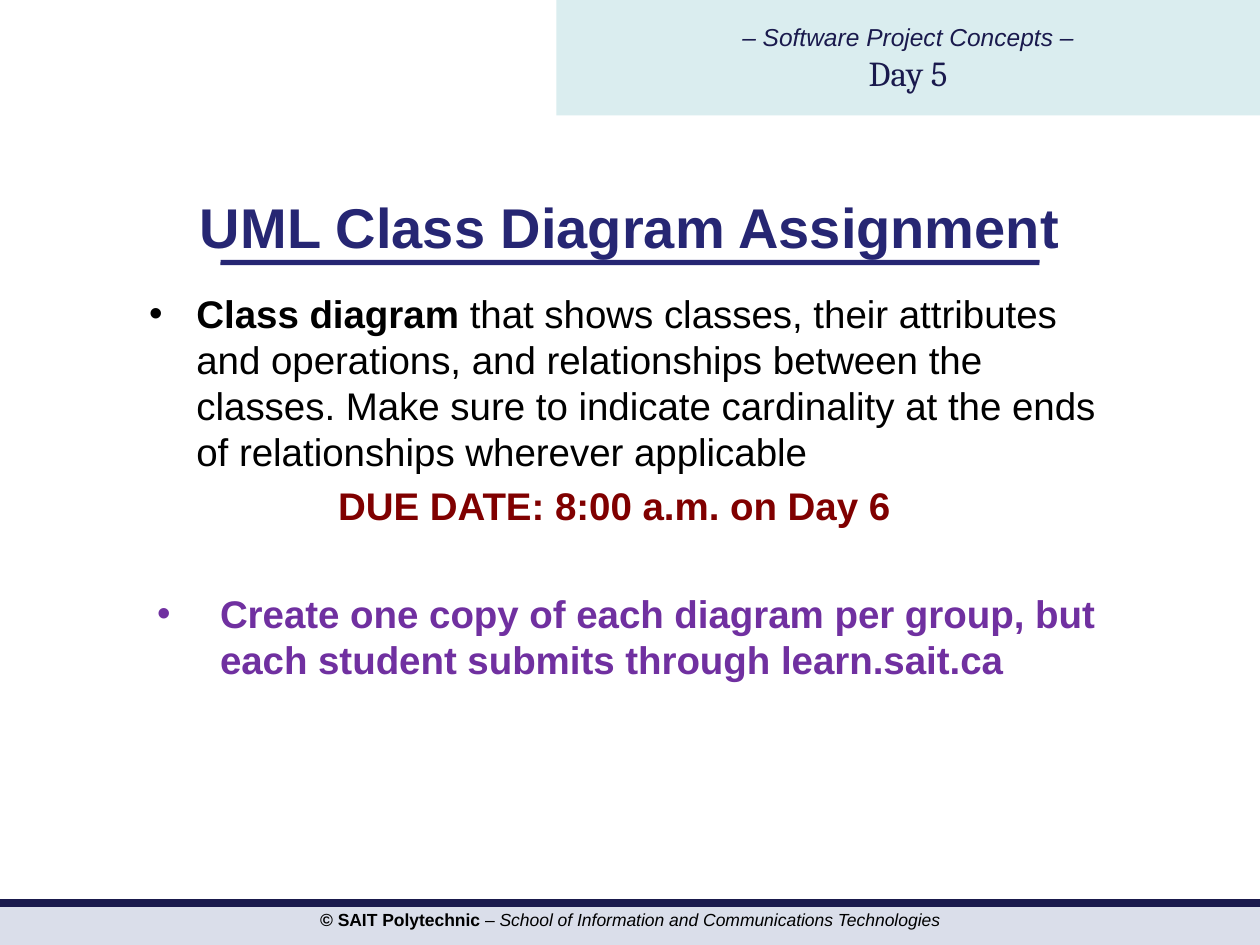
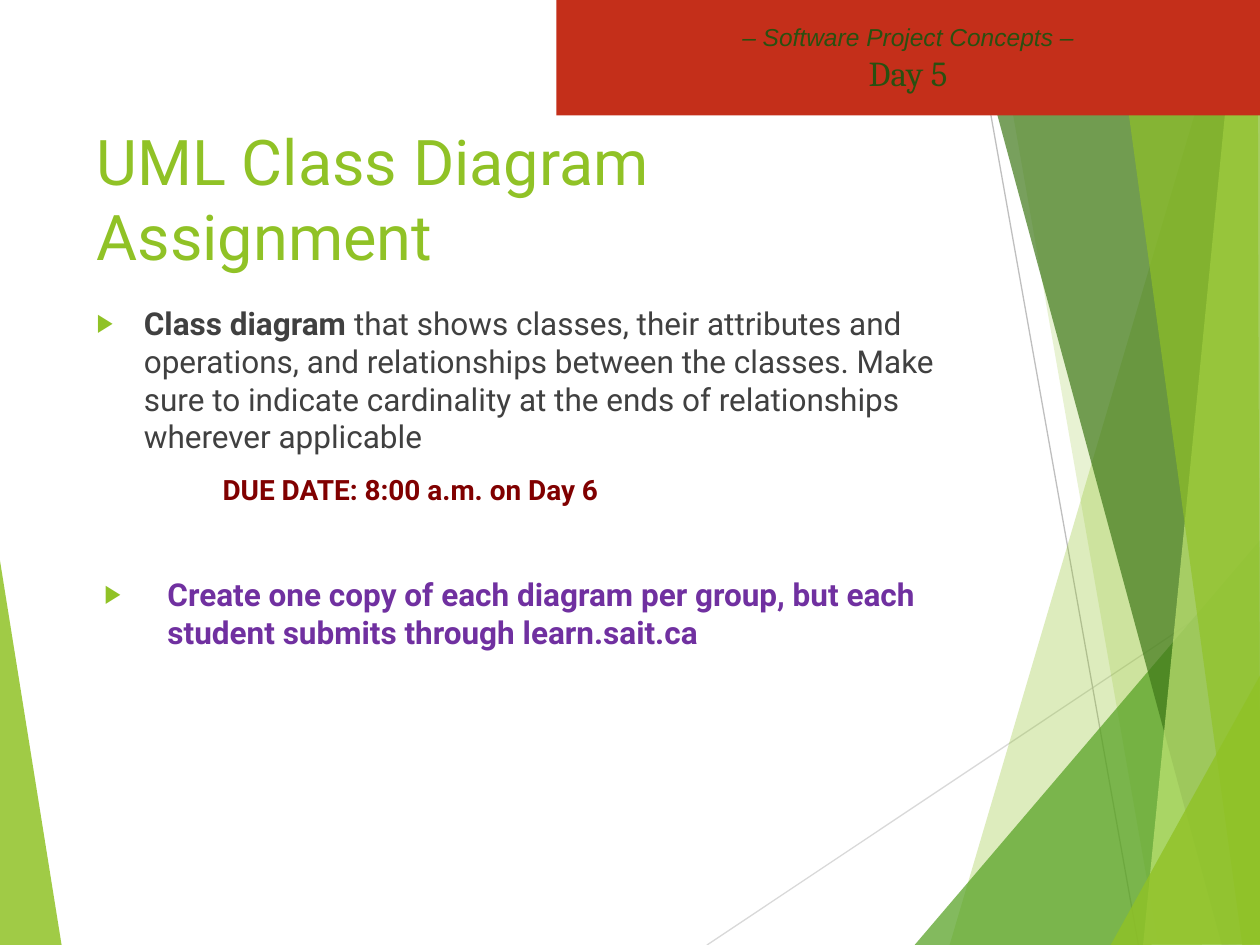
Before and after one commit to hdmdhr/CPRG-210-OSD-Assignment, a slide deck: slide 22 of Project Concepts/PROJ216 Slides Day5.pptx. Drawn at 1260x945 pixels with LibreOffice and Linux fonts; fonts in the diff are those of the drawing; background and template pictures are left out. Boxes give left, top, right and bottom in pixels: in the first picture for what was removed or moved away, otherwise in the second. Text is boxed around its words. In the diff, an @@ line names an element or a change of style, - is before the commit and + after.

```diff
--- a/Project Concepts/PROJ216 Slides Day5.pptx
+++ b/Project Concepts/PROJ216 Slides Day5.pptx
@@ rectangle "– Software Project Concepts – ..." at [557, 0, 1260, 116]: text colour #19194D to #2A5010; fill #DAEDEF to #C42F1A @@
@@ title "UML Class Diagram Assignment": place and size @@
-title "UML Class Diagram Assignment" at [200, 207, 1058, 258]
+title "UML Class Diagram Assignment" at [97, 137, 649, 273]
@@ title "UML Class Diagram Assignment" at [97, 137, 649, 273]: size 32 to 36 pt, font Arial to Roboto, text colour #262673 to #90C226, bold off; alignment centre to left; vertical alignment middle to top @@
@@ line removed from (220, 262) to (1040, 262) @@
@@ text "Class diagram that shows classes, ...": place and size @@
-text "Class diagram that shows classes, ..." at [196, 300, 1095, 682]
+text "Class diagram that shows classes, ..." at [144, 311, 934, 651]
@@ text "Class diagram that shows classes, ..." at [144, 311, 934, 651]: size 22 to 18 pt, font Arial to Roboto; text colour #000000 to #404040 in "Class diagram that shows classes, their attributes ..."; size 22 to 16 pt in "DUE DATE: 8:00 a.m. on Day 6"; bullet • to ▶; more space between paragraphs @@
@@ group added at [0, 0, 1260, 945]: 8 freeform shapes, 2 lines @@
@@ rectangle removed at [0, 903, 1260, 945] @@
@@ text removed at [338, 913, 940, 930] @@
-© SAIT Polytechnic – School of Information and Communications Technologies
```
Also in this commit, not shown: 17 other slides changed, 11 other files.
